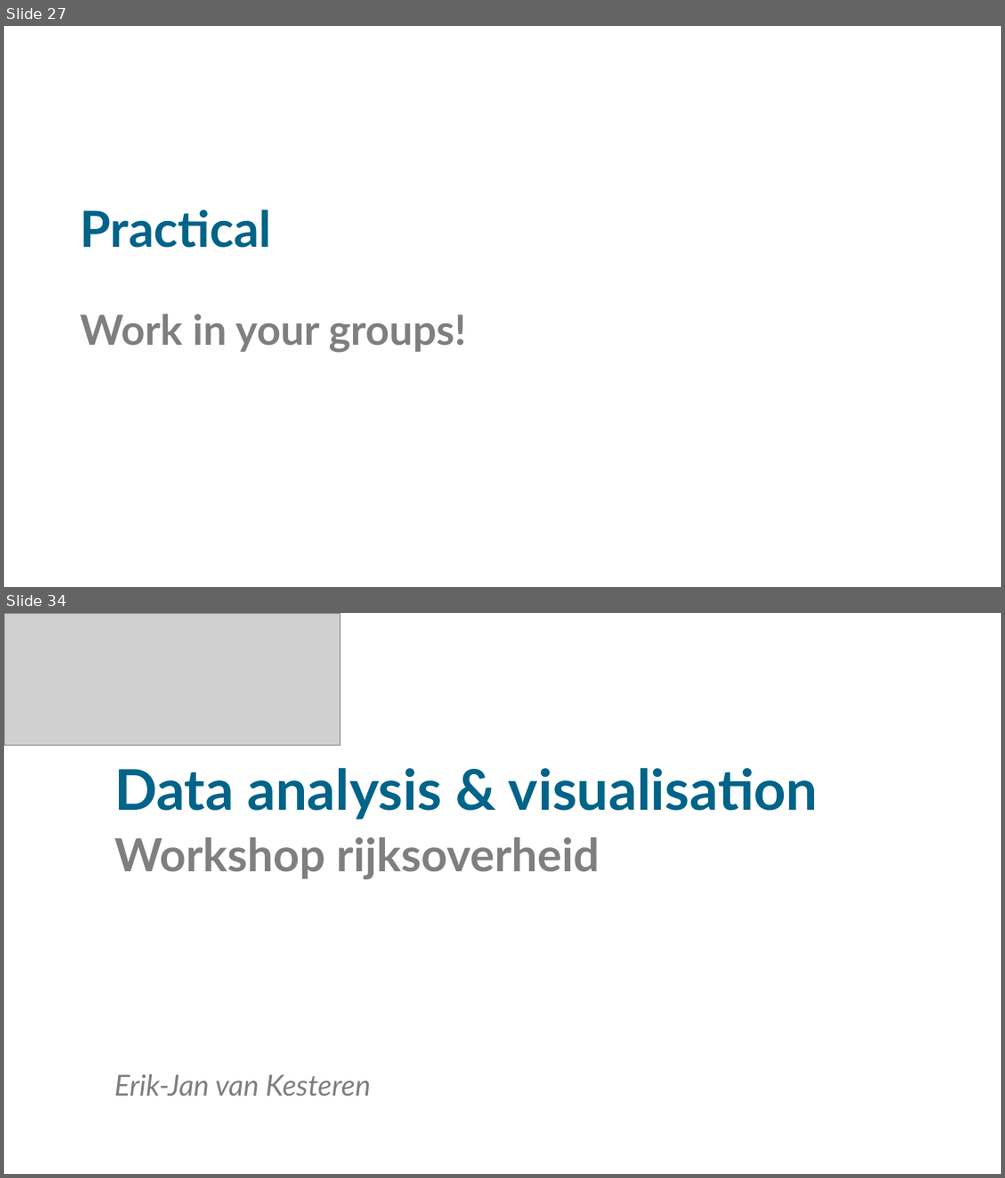
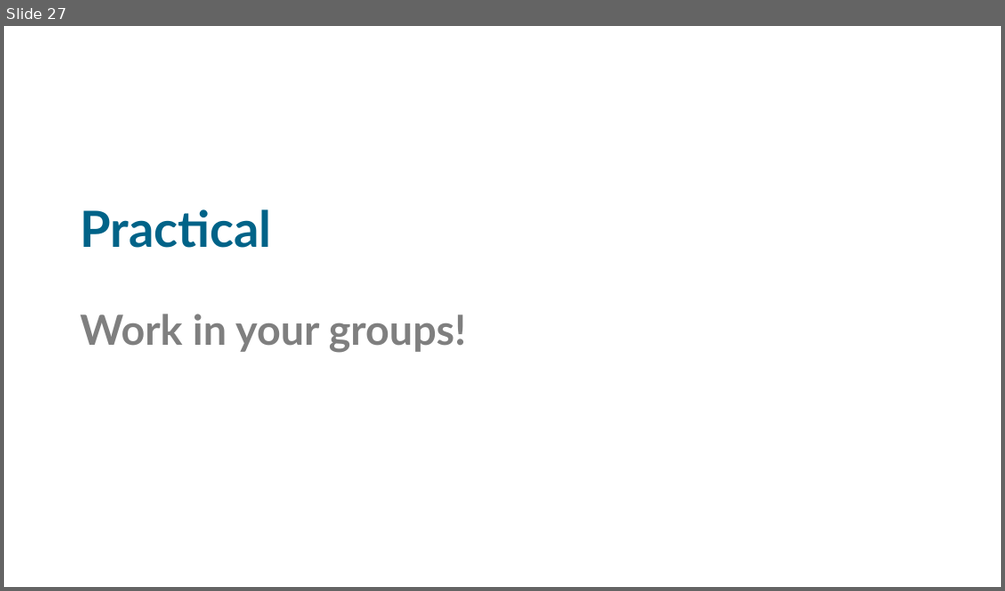
Before and after one commit to sodascience/workshop_causal_impact_assessment, a slide deck: lectures/02_interrupted_time_series/its.pptx. Shown one above the other, each under a label of ours: slides 27 and 34 before the commit, slide 27 after it; the slides between them are not shown. The pictures are 1005x1178 and 1005x591 pixels, drawn with LibreOffice and Linux fonts; fonts in the diff are those of the drawing; grey boxes stand for pictures. Boxes give left, top, right and bottom in pixels: in the first picture for what was removed or moved away, otherwise in the second. Text is boxed around its words. In the diff, an @@ line names an element or a change of style, - is before the commit and + after.

```diff
--- a/lectures/02_interrupted_time_series/its.pptx
+++ b/lectures/02_interrupted_time_series/its.pptx
@@ slide 34 removed at bbox=[4, 613, 1001, 1174], background #FFFFFF @@
@@ picture removed at bbox=[4, 613, 340, 746] @@
@@ text removed at bbox=[114, 768, 817, 819] @@
-Data analysis & visualisation
@@ text removed at bbox=[114, 837, 599, 879] @@
-Workshop rijksoverheid
@@ text removed at bbox=[114, 1074, 371, 1095] @@
-Erik-Jan van Kesteren
```
Also in this commit, not shown: 2 slides changed, 1 slide added, 15 other slides removed, 8 other files.
